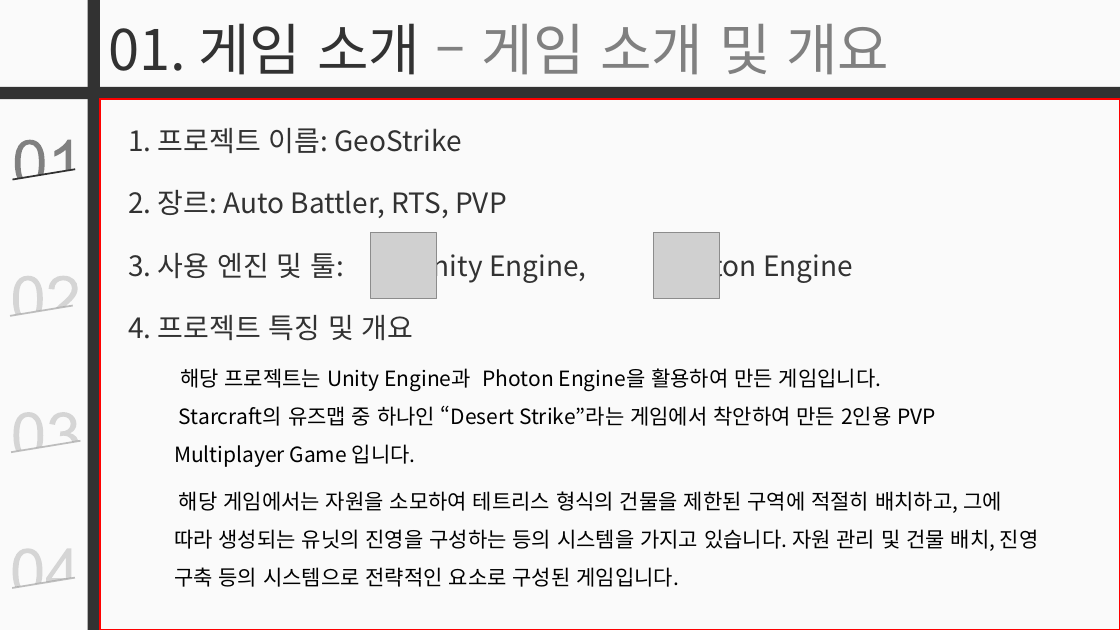
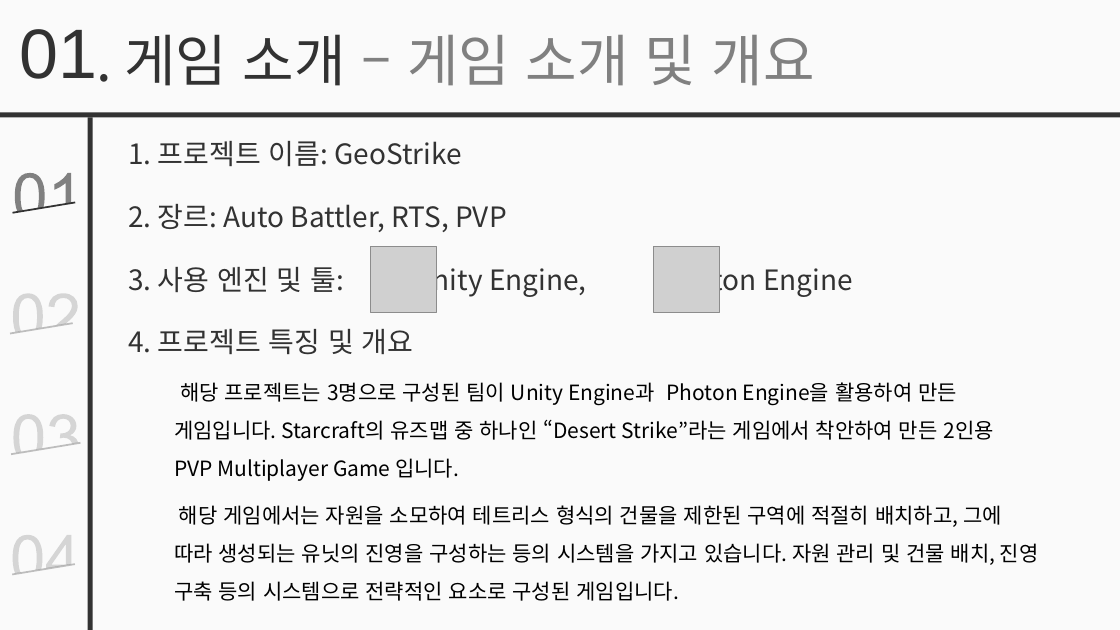
Before and after one commit to simplex3510/GeoStrike, a slide deck: slide 4 of 포트폴리오.pptx. Drawn at 1120x630 pixels with LibreOffice and Linux fonts; fonts in the diff are those of the drawing; grey boxes stand for pictures. Boxes give left, top, right and bottom in pixels: in the first picture for what was removed or moved away, otherwise in the second. Text is boxed around its words. In the diff, an @@ line names an element or a change of style, - is before the commit and + after.

```diff
--- a/포트폴리오.pptx
+++ b/포트폴리오.pptx
@@ text added at (19,29,97,79), 60 pt, text #323232 @@
+01
@@ text at (124,34,815,86): text changed @@
-01. 게임 소개 – 게임 소개 및 개요
+. 게임 소개 – 게임 소개 및 개요
@@ rectangle: place and size @@
-rectangle at (0,87,1120,99)
+rectangle at (0,112,1120,117)
@@ rectangle: place and size @@
-rectangle at (87,0,100,630)
+rectangle at (87,118,92,630)
@@ rectangle removed at (100,99,1120,630) @@
@@ freeform shape: place and size @@
-freeform shape at (15,139,71,178)
+freeform shape at (15,173,71,212)
@@ line moved from (13, 180) - (76, 169) to (13, 213) - (76, 202) @@
@@ 5 texts, 2 pictures, 1 freeform shape, 1 line: place and size @@
-5 texts, 2 pictures, 1 freeform shape, 1 line at (10,128,1039,587)
+5 texts, 2 pictures, 1 freeform shape, 1 line at (10,141,1039,601)
@@ text at (174,382,994,481): text changed @@
-해당 프로젝트는 Unity Engine과 Photon Engine을 활용하여 만든 게임입니다.
-Starcraft의 유즈맵 중 하나인 “Desert Strike”라는 게임에서 착안하여 만든 2인용 PVP Multiplayer Game 입니다.
+해당 프로젝트는 3명으로 구성된 팀이 Unity Engine과 Photon Engine을 활용하여 만든
+게임입니다. Starcraft의 유즈맵 중 하나인 “Desert Strike”라는 게임에서 착안하여 만든 2인용
+PVP Multiplayer Game 입니다.
@@ freeform shape at (13,414,78,453): outline redrawn @@
@@ freeform shape: place and size @@
-freeform shape at (13,549,71,587)
+freeform shape at (13,535,71,574)
@@ line moved from (13, 588) - (75, 578) to (13, 575) - (75, 565) @@
```
Also in this commit, not shown: 4 other slides changed, 5 slides added, 1 slide removed.
